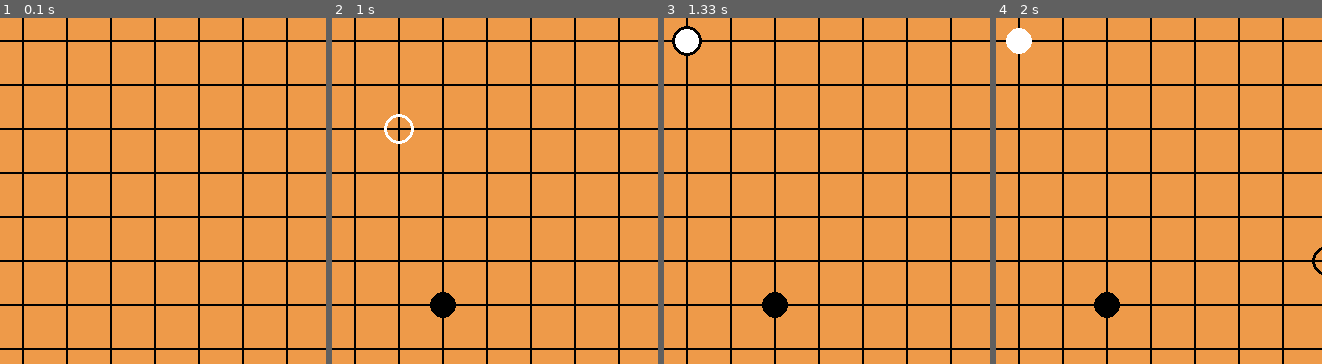
Above: before the commit, frames 1-4 (left to right).
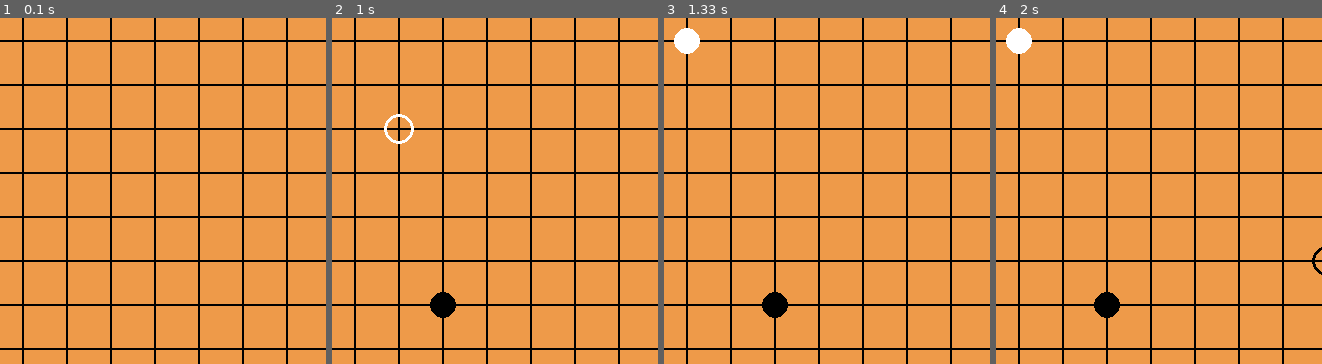
Above: after the commit, the same moments.

Repository: su2u4-1/my_code
Game: pygame game, started from python/遊戲/五子棋.py
Same seed, same stepped clock (60 frames per second), same inputs: the game is played once before the commit and once after it.
Inputs (mouse positions are % of the whole screen's width and height, from its top left):
- Up to frame 1 (0.1 s): no input
- Up to frame 2 (1 s): press the mouse at (27, 50) at 0.37 s; move the mouse to (44, 61) at 0.47 s; release the mouse at (62, 72) at 0.6 s; press the mouse at (27, 50) at 0.7 s; move the mouse to (22, 38) at 0.8 s; release the mouse at (17, 26) at 0.93 s
- Up to frame 3 (1.33 s): click (13, 18) at 1.05 s
- Up to frame 4 (2 s): press the mouse at (13, 18) at 1.37 s; move the mouse to (40, 30) at 1.47 s; release the mouse at (68, 43) at 1.6 s; press the mouse at (13, 18) at 1.7 s; move the mouse to (34, 31) at 1.8 s; release the mouse at (56, 45) at 1.93 s
The pictures show only the part of the screen within x 8-58%, y 12-62%; the shares and areas given below are measured in that part.

Frames 1-2 are identical in both runs. In frame 3, 0.2% of the frame differs, in the area x 2-12%, y 2-11%; in frame 4, nothing differs.

Commit message:
update 五子棋.py

Diff:
--- a/python/遊戲/五子棋.py
+++ b/python/遊戲/五子棋.py
@@ -15,7 +15,7 @@
                 end_x = x
                 end_y = y
                 for _ in range(4):
-                    if not (0 < end_x + dire[i][0] < BOARD_SIZE) or not (0 < end_y + dire[i][1] < BOARD_SIZE):
+                    if not (0 <= end_x + dire[i][0] < BOARD_SIZE) or not (0 <= end_y + dire[i][1] < BOARD_SIZE):
                         break
                     if board[end_x + dire[i][0]][end_y + dire[i][1]] != board[x][y]:
                         break
@@ -39,7 +39,9 @@
     # init
     pygame.init()
     pygame.display.set_caption("五子棋")
-    screen = pygame.display.set_mode((670, 700), pygame.RESIZABLE)
+    # if board_size < 7, board_x = 318, board_y = 348
+    board_x, board_y = max(318, 44 * (BOARD_SIZE - 1) + 54), max(348, 44 * (BOARD_SIZE - 1) + 84)
+    screen = pygame.display.set_mode((board_x, board_y), pygame.RESIZABLE)
     clock = pygame.time.Clock()
     font = pygame.font.Font(None, 30)
     message = ""
@@ -66,17 +68,14 @@
                     try:
                         if board[mouse_x][mouse_y] == 0:
                             move_count += 1
-                            if move_count % 2 == 1:
-                                board[mouse_x][mouse_y] = 1
-                            else:
-                                board[mouse_x][mouse_y] = 2
+                            board[mouse_x][mouse_y] = 1 if move_count % 2 else 2
                     except:
                         pass
                 # button click
-                if 60 < mousex < 120 and 670 < mousey:
+                if 60 < mousex < 120 and mousey > board_x:
                     print("\nexit game")
                     exit()
-                if mousex < 60 and 670 < mousey:
+                if mousex < 60 and mousey > board_x:
                     print("\nreset game")
                     main()
 
@@ -107,31 +106,28 @@
                     message = "White Win"
                 else:
                     message = "Draw"
+            if is_game_active:
+                message = "turn: Black" if move_count % 2 == 0 else "turn: White"
             # draw mouse hover
-            if move_count % 2 == 0:
-                if is_game_active:
-                    message = "turn: Black"
-                pygame.draw.circle(screen, (0, 0, 0), (mouse_x * 44 + 28, mouse_y * 44 + 28), 15, width=3)
-            else:
-                if is_game_active:
-                    message = "turn: White"
-                pygame.draw.circle(screen, (255, 255, 255), (mouse_x * 44 + 28, mouse_y * 44 + 28), 15, width=3)
+            color = (0, 0, 0) if move_count % 2 == 0 else (255, 255, 255)
+            if 0 <= mouse_x < BOARD_SIZE and 0 <= mouse_y < BOARD_SIZE and board[mouse_x][mouse_y] == 0:
+                pygame.draw.circle(screen, color, (mouse_x * 44 + 28, mouse_y * 44 + 28), 15, width=3)
         elif result_line is not None:
             pygame.draw.line(screen, (255, 0, 0), result_line[0], result_line[1], width=3)
 
         # draw button
-        pygame.draw.rect(screen, (0, 0, 0), (0, 670, 60, 30), 5)
-        screen.blit(font.render("reset", True, (0, 0, 0)), (5, 675))
-        pygame.draw.rect(screen, (0, 0, 0), (60, 670, 60, 30), 5)
-        screen.blit(font.render("exit", True, (0, 0, 0)), (70, 675))
+        pygame.draw.rect(screen, (0, 0, 0), (0, board_x, 60, 30), 5)
+        screen.blit(font.render("reset", True, (0, 0, 0)), (5, board_x + 5))
+        pygame.draw.rect(screen, (0, 0, 0), (60, board_x, 60, 30), 5)
+        screen.blit(font.render("exit", True, (0, 0, 0)), (70, board_x + 5))
         # draw button hover
-        if 60 < mousex < 120 and 670 < mousey:
-            pygame.draw.rect(screen, (255, 255, 255), (60, 670, 60, 30), 5)
-        if mousex < 60 and 670 < mousey:
-            pygame.draw.rect(screen, (255, 255, 255), (0, 670, 60, 30), 5)
+        if 60 < mousex < 120 and mousey > board_x:
+            pygame.draw.rect(screen, (255, 255, 255), (60, board_x, 60, 30), 5)
+        if mousex < 60 and mousey > board_x:
+            pygame.draw.rect(screen, (255, 255, 255), (0, board_x, 60, 30), 5)
         # draw mouse pos and message
         text = font.render(f"({mouse_x},{mouse_y})  {message}", True, (0, 0, 0))
-        screen.blit(text, (125, 675))
+        screen.blit(text, (125, board_x + 5))
 
         pygame.display.update()
         clock.tick(60)
